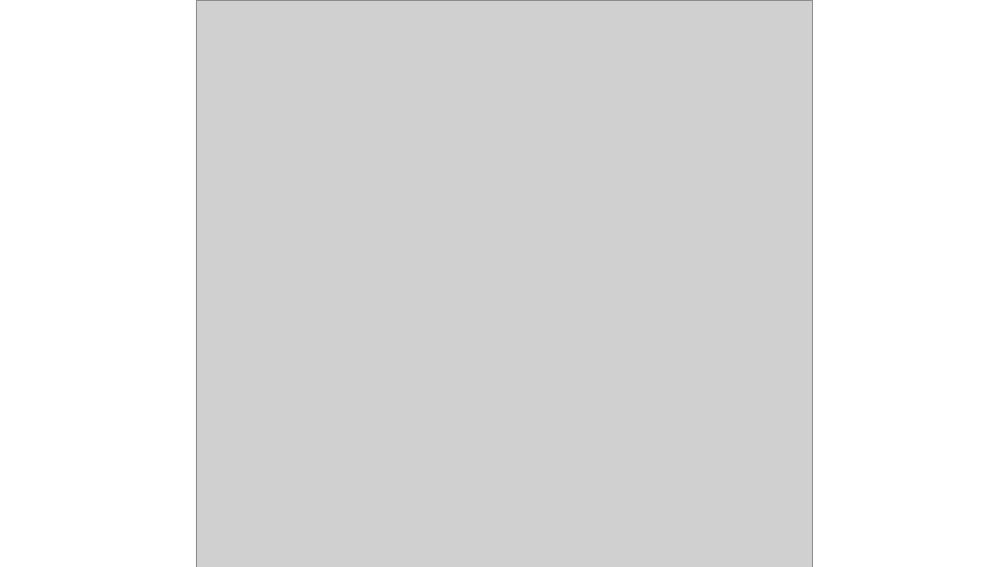
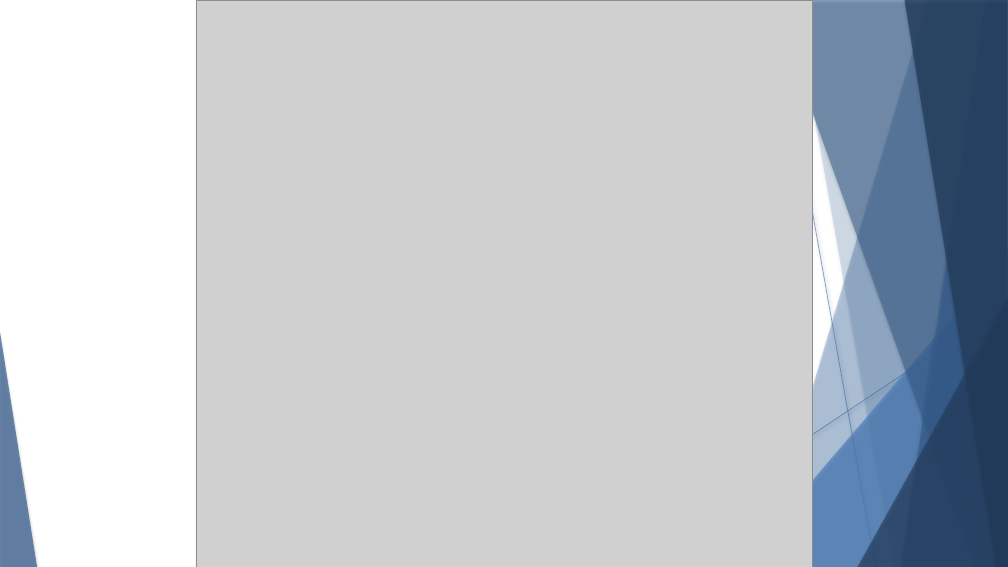
Before and after one commit to WieseGmbH-Datenbanken/Datenbank, a slide deck: slide 6 of Mobile Teile EndPräsi.pptx (slide 5 before the commit). Drawn at 1008x567 pixels with LibreOffice and Linux fonts; fonts in the diff are those of the drawing; grey boxes stand for pictures. Boxes give left, top, right and bottom in pixels: in the first picture for what was removed or moved away, otherwise in the second. Text is boxed around its words. In the diff, an @@ line names an element or a change of style, - is before the commit and + after.

```diff
--- a/Mobile Teile EndPräsi.pptx
+++ b/Mobile Teile EndPräsi.pptx
@@ freeform shape added at [759, 0, 1008, 567], fill #4F81BD at 36% opacity @@
@@ freeform shape added at [772, 0, 1008, 567], fill #376092 at 50% opacity @@
@@ line added from (775, 0) to (876, 567), #4F81BD 0.74 pt @@
@@ freeform shape added at [794, 0, 1008, 567], fill #4F81BD at 20% opacity @@
@@ freeform shape added at [901, 0, 1008, 567], fill #376092 at 70% opacity @@
@@ freeform shape added at [904, 0, 1008, 567], fill #254061 at 80% opacity @@
@@ triangle added at [739, 252, 1008, 567], fill #4F81BD at 72% opacity @@
@@ triangle added at [858, 297, 1008, 567], fill #254061 at 66% opacity @@
@@ line added from (1008, 305) to (614, 567), #4F81BD 0.74 pt @@
@@ triangle added at [0, 332, 37, 567], fill #376092 at 70% opacity @@
```
Also in this commit, not shown: 9 other slides changed, 1 slide added, 1 other file.
